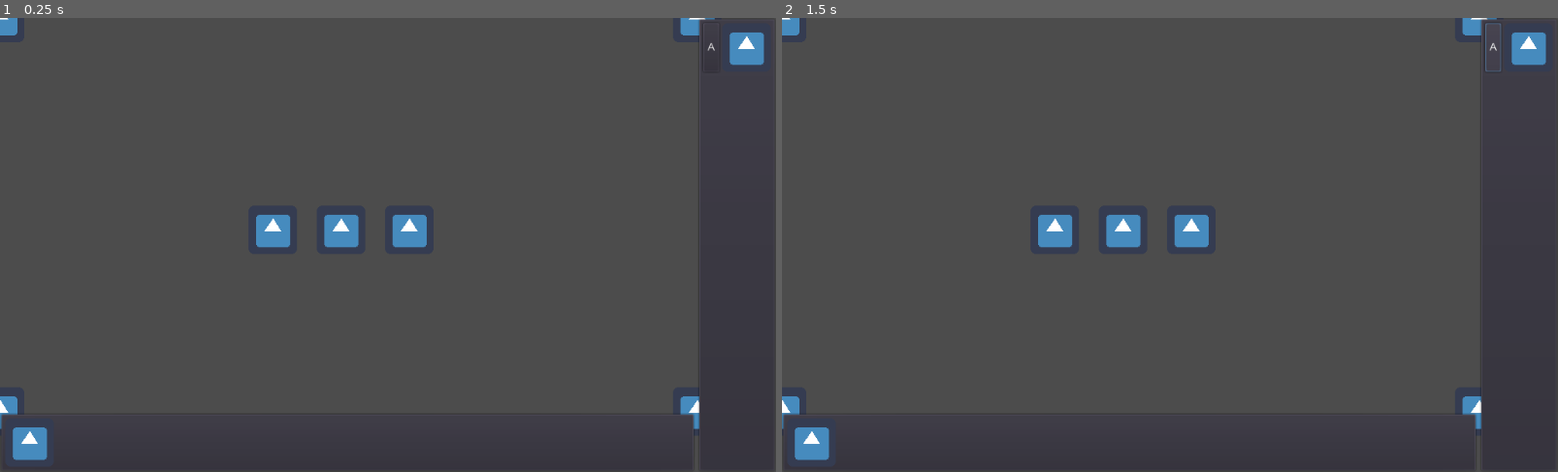
Above: before the commit, frames 1-2 (left to right).
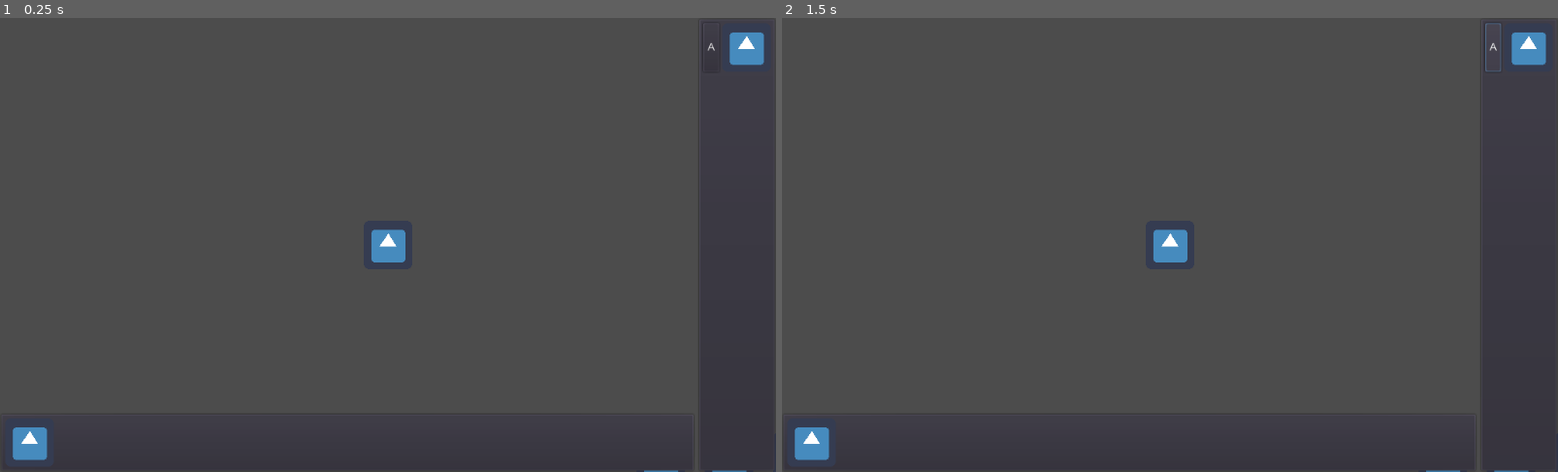
Above: after the commit, the same moments.

Repository: voxelv/azr
Game: Godot game, scene res://scenes/main.tscn
The game is run twice, just before and just after one commit, with the same random seed, the same clock (stepped at 60 frames per second) and the same inputs. The engine's default icon, where the game draws it, is replaced by a stand-in: a white triangle on a blue panel in a dark square.
Inputs:
- Up to frame 1 (0.25 s): no input
- Up to frame 2 (1.5 s): click "A" at 0.5 s; click "A" at 1.25 s

The runs differ from the first frame. In frame 1, 1.6% of the frame differs, in the area x 0-97%, y 0-100%; in frame 2, 1.6%.

Commit message:
zooming on center now... still kinda weird

Diff:
--- /dev/null
+++ b/scenes/game_area.gd
@@ -0,0 +1,28 @@
+extends Node
+
+onready var camera_target = $camera_target
+onready var camera = $camera_target/Camera2D
+
+var zoom_speed = 0.2
+
+var mouse_pressed = false
+
+func _ready():
+	# Called every time the node is added to the scene.
+	# Initialization here
+	pass
+
+func _input(event):
+	if event is InputEventMouseMotion:
+		if mouse_pressed:
+			camera_target.position -= event.relative
+
+func _unhandled_input(event):
+	if event is InputEventMouseButton:
+		if event.button_index == BUTTON_LEFT:
+			mouse_pressed = event.pressed
+		elif event.button_index == BUTTON_WHEEL_UP:
+			camera.zoom *= 1.0 - zoom_speed
+		elif event.button_index == BUTTON_WHEEL_DOWN:
+			camera.zoom *= 1.0 + zoom_speed
+		print(camera.zoom)
--- a/scenes/main.tscn
+++ b/scenes/main.tscn
@@ -2,7 +2,7 @@
 
 [ext_resource path="res://scripts/ui_layer.gd" type="Script" id=1]
 [ext_resource path="res://icon.png" type="Texture" id=2]
-[ext_resource path="res://scripts/game_layer.gd" type="Script" id=3]
+[ext_resource path="res://scenes/game_area.gd" type="Script" id=3]
 
 [node name="main" type="Node" index="0"]
 
@@ -10,6 +10,7 @@
 
 [node name="ui_layer" type="CanvasLayer" parent="." index="0"]
 
+editor/display_folded = true
 layer = 1
 offset = Vector2( 0, 0 )
 rotation = 0.0
@@ -212,49 +213,76 @@
 texture = ExtResource( 2 )
 stretch_mode = 0
 
-[node name="game_layer" type="CanvasLayer" parent="." index="1"]
-
-layer = 0
-offset = Vector2( 0, 0 )
-rotation = 0.0
-scale = Vector2( 1, 1 )
-transform = Transform2D( 1, 0, 0, 1, 0, 0 )
+[node name="game_area" type="Node" parent="." index="1"]
+
 script = ExtResource( 3 )
-_sections_unfolded = [ "Pause", "Shadow Atlas" ]
-
-[node name="Sprite" type="Sprite" parent="game_layer" index="0"]
-
-texture = ExtResource( 2 )
-_sections_unfolded = [ "Transform" ]
-
-[node name="Sprite2" type="Sprite" parent="game_layer" index="1"]
+
+[node name="camera_target" type="Position2D" parent="game_area" index="0"]
+
+[node name="Camera2D" type="Camera2D" parent="game_area/camera_target" index="0"]
+
+anchor_mode = 1
+rotating = false
+current = true
+zoom = Vector2( 1, 1 )
+limit_left = -10000000
+limit_top = -10000000
+limit_right = 10000000
+limit_bottom = 10000000
+limit_smoothed = false
+drag_margin_h_enabled = false
+drag_margin_v_enabled = false
+smoothing_enabled = false
+smoothing_speed = 5.0
+offset_v = 0.0
+offset_h = 0.0
+drag_margin_left = 0.2
+drag_margin_top = 0.2
+drag_margin_right = 0.2
+drag_margin_bottom = 0.2
+editor_draw_screen = true
+editor_draw_limits = false
+editor_draw_drag_margin = false
+
+[node name="Sprite" type="Sprite" parent="game_area/camera_target" index="1"]
+
+scale = Vector2( 0.5, 0.5 )
+texture = ExtResource( 2 )
+_sections_unfolded = [ "Transform" ]
+
+[node name="Sprite" type="Sprite" parent="game_area" index="1"]
+
+texture = ExtResource( 2 )
+_sections_unfolded = [ "Transform" ]
+
+[node name="Sprite2" type="Sprite" parent="game_area" index="2"]
 
 position = Vector2( 920, 0 )
 texture = ExtResource( 2 )
 
-[node name="Sprite3" type="Sprite" parent="game_layer" index="2"]
+[node name="Sprite3" type="Sprite" parent="game_area" index="3"]
 
 position = Vector2( 920, 520 )
 texture = ExtResource( 2 )
 
-[node name="Sprite4" type="Sprite" parent="game_layer" index="3"]
+[node name="Sprite4" type="Sprite" parent="game_area" index="4"]
 
 position = Vector2( 0, 520 )
 texture = ExtResource( 2 )
 
-[node name="Sprite5" type="Sprite" parent="game_layer" index="4"]
+[node name="Sprite5" type="Sprite" parent="game_area" index="5"]
 
 position = Vector2( 360, 280 )
 texture = ExtResource( 2 )
 _sections_unfolded = [ "Transform" ]
 
-[node name="Sprite6" type="Sprite" parent="game_layer" index="5"]
+[node name="Sprite6" type="Sprite" parent="game_area" index="6"]
 
 position = Vector2( 450, 280 )
 texture = ExtResource( 2 )
 _sections_unfolded = [ "Transform" ]
 
-[node name="Sprite7" type="Sprite" parent="game_layer" index="6"]
+[node name="Sprite7" type="Sprite" parent="game_area" index="7"]
 
 position = Vector2( 540, 280 )
 texture = ExtResource( 2 )
--- a/scripts/game_layer.gd
+++ /dev/null
@@ -1,47 +0,0 @@
-extends CanvasLayer
-
-var zoom_speed = 0.2
-var zoom_factor = 1.0
-
-var mouse_pressed = false
-var prev_offset
-
-func _ready():
-	prev_offset = offset
-	pass
-
-func _input(event):
-	if event is InputEventMouseMotion:
-		if mouse_pressed:
-			offset += event.relative
-
-func _unhandled_input(event):
-
-	if event is InputEventMouseButton:
-		if event.button_index == BUTTON_LEFT:
-			mouse_pressed = event.pressed
-
-#		elif event.button_index == BUTTON_WHEEL_UP:
-#			var prev_pos = $origin.get_local_mouse_position()
-##			print(prev_pos)
-#
-#			var zdiff = 1.0 + zoom_speed
-#
-#			var ofst = ((prev_pos * zdiff) - prev_pos) / zdiff
-##			print(ofst)
-#
-#			scale.x += zoom_speed
-#			scale.y += zoom_speed
-#			print(scale)
-#
-##			offset -= ofst
-#
-#		elif event.button_index == BUTTON_WHEEL_DOWN:
-#			var zdiff = 1.0 - zoom_speed
-#
-#			var ofstx = (zdiff * event.position.x) - event.position.x
-#			var ofsty = (zdiff * event.position.y) - event.position.y
-#
-#			scale.x -= zoom_speed
-#			scale.y -= zoom_speed
-#			print(scale)
